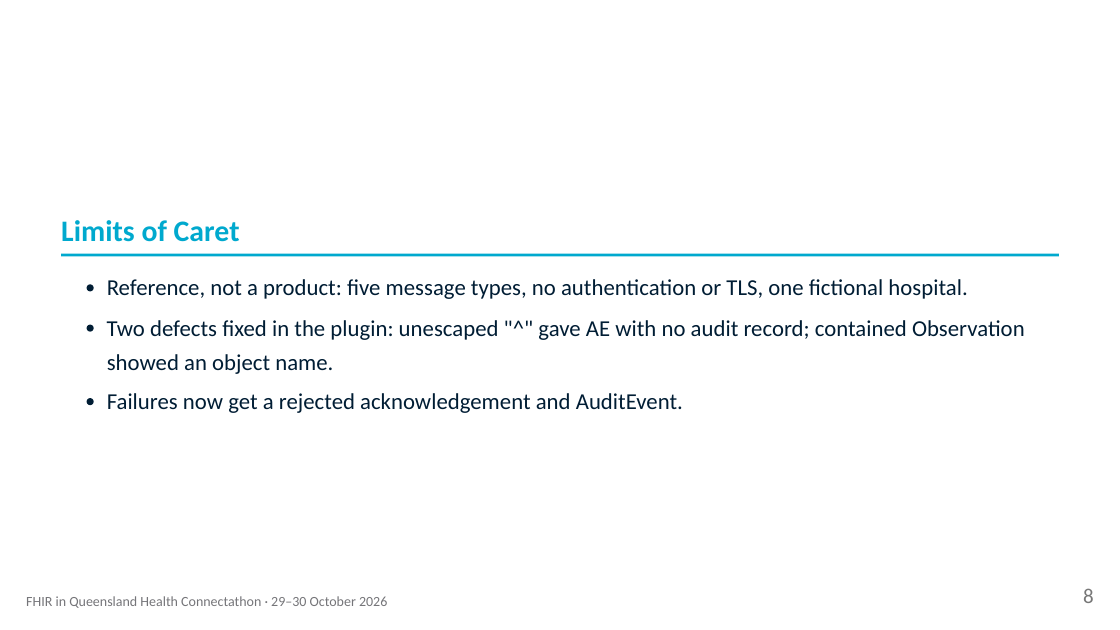
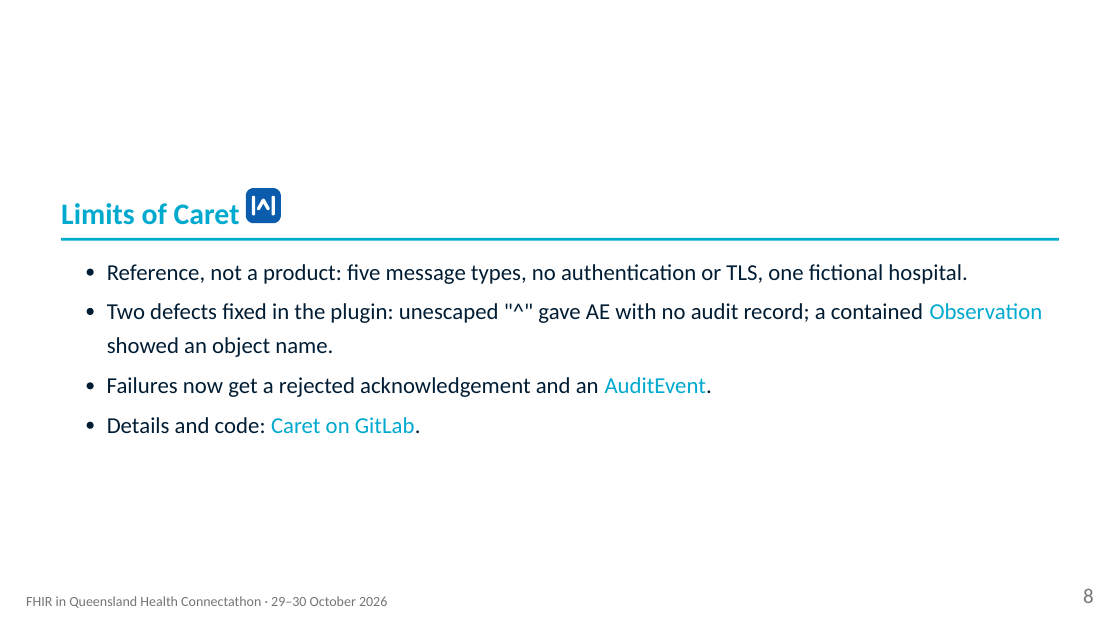
Before and after one commit to aehrc/qh-connectathon, a slide deck: slide 8 of 2026-10-29/2-FHIR-For-Services/Architects-Deck.pptx. Drawn at 1120x630 pixels with LibreOffice and Linux fonts; fonts in the diff are those of the drawing. Boxes give left, top, right and bottom in pixels: in the first picture for what was removed or moved away, otherwise in the second. Text is boxed around its words. In the diff, an @@ line names an element or a change of style, - is before the commit and + after.

```diff
--- a/2026-10-29/2-FHIR-For-Services/Architects-Deck.pptx
+++ b/2026-10-29/2-FHIR-For-Services/Architects-Deck.pptx
@@ text "Limits of Caret": place and size @@
-text "Limits of Caret" at bbox=[61, 220, 240, 242]
+text "Limits of Caret" at bbox=[61, 203, 240, 225]
@@ freeform shape added at bbox=[246, 188, 281, 223], fill #0B5CAD @@
@@ freeform shape added at bbox=[252, 196, 255, 215], fill #FFFFFF @@
@@ freeform shape added at bbox=[259, 200, 269, 208], outline #FFFFFF 2.81 pt @@
@@ freeform shape added at bbox=[271, 196, 275, 215], fill #FFFFFF @@
@@ text at bbox=[107, 303, 1043, 323]: text changed @@
-Two defects ﬁxed in the plugin: unescaped "^" gave AE with no audit record; contained Observation
+Two defects ﬁxed in the plugin: unescaped "^" gave AE with no audit record; a contained Observation
@@ 4 freeform shapes, 2 texts: place and size @@
-4 freeform shapes, 2 texts at bbox=[61, 254, 1060, 405]
+4 freeform shapes, 2 texts at bbox=[61, 238, 1060, 389]
@@ text at bbox=[107, 377, 712, 397]: text changed @@
-Failures now get a rejected acknowledgement and AuditEvent.
+Failures now get a rejected acknowledgement and an AuditEvent.
@@ text added at bbox=[107, 417, 421, 433], 19.5 pt, text #001D34 @@
+Details and code: Caret on GitLab.
@@ freeform shape added at bbox=[87, 422, 93, 429], fill #001D34 @@
```
Also in this commit, not shown: 9 other slides changed, 2 slides added, 32 other files.
